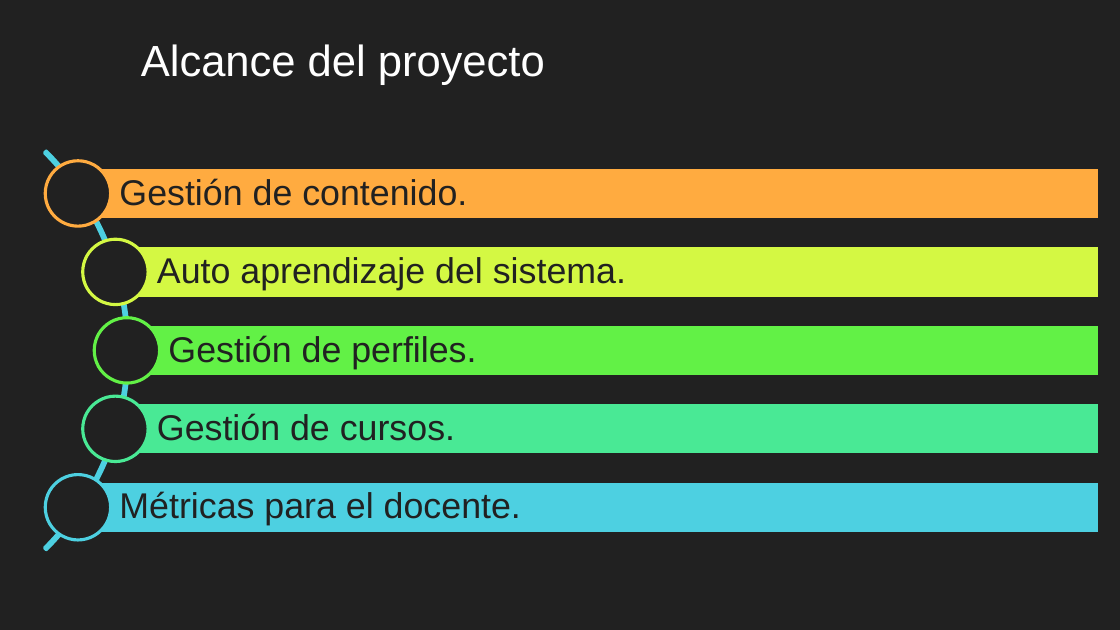
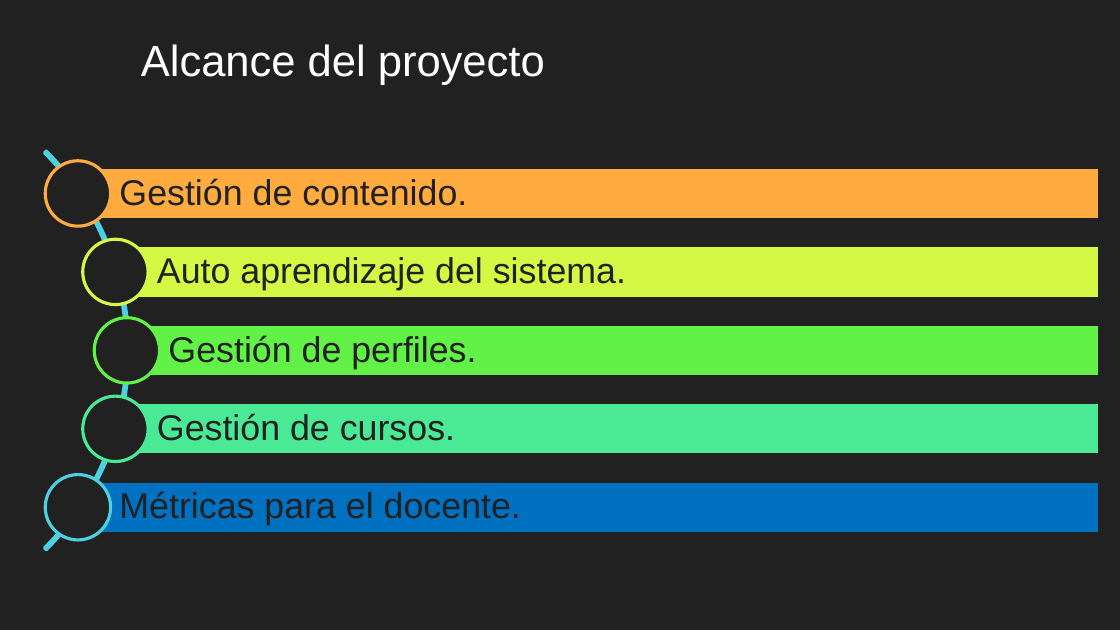
Before and after one commit to safabox/SAFE, a slide deck: slide 6 of trunk/docs/Entregables/Presentacion Final/SAFE presentacion final.pptx. Drawn at 1120x630 pixels with LibreOffice and Linux fonts; fonts in the diff are those of the drawing; background and template pictures are left out. Boxes give left, top, right and bottom in pixels: in the first picture for what was removed or moved away, otherwise in the second. Text is boxed around its words. In the diff, an @@ line names an element or a change of style, - is before the commit and + after.

```diff
--- a/trunk/docs/Entregables/Presentacion Final/SAFE presentacion final.pptx
+++ b/trunk/docs/Entregables/Presentacion Final/SAFE presentacion final.pptx
@@ rectangle at [78,482,1100,534]: fill #4DD0E1 to #0070C0 @@
```
Also in this commit, not shown: 3 other slides changed, 2 slides added, 1 slide removed, 1 other file.
